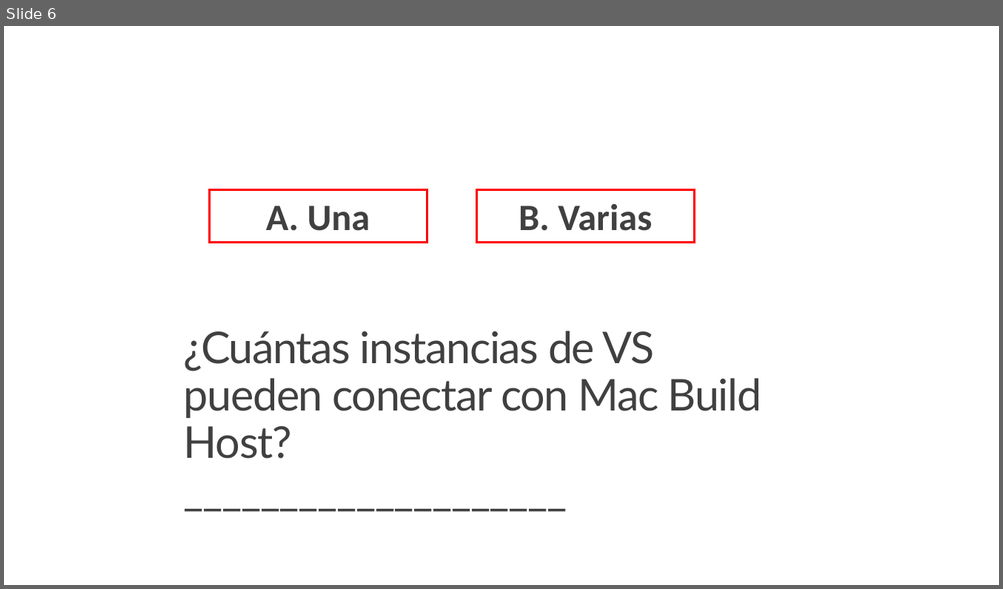
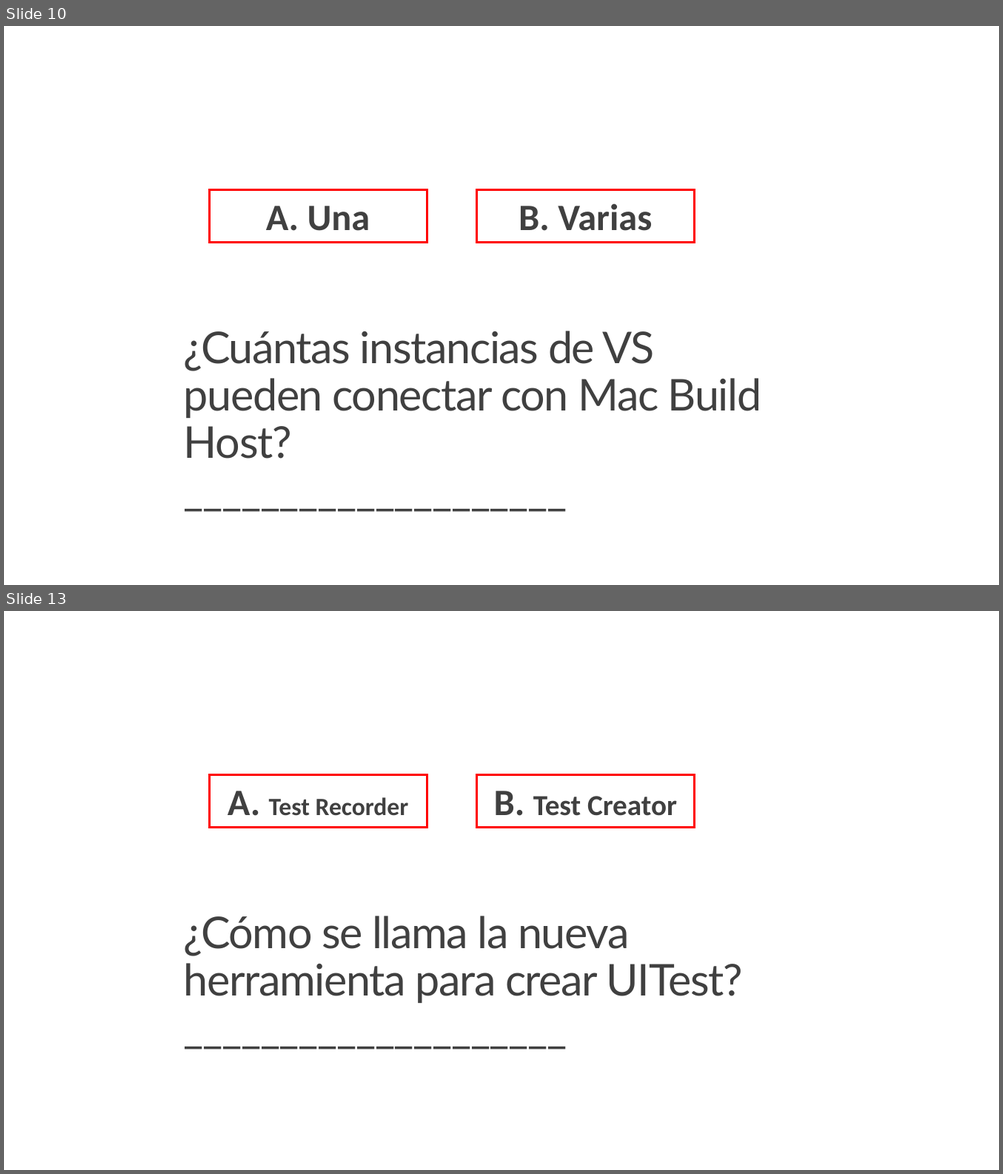
Before and after one commit to jsuarezruiz/Events, a slide deck: Xamarin 4 Party/03. Xamarin 4 Contest.pptx. Shown one above the other, each under a label of ours: slide 6 before the commit, slides 10 and 13 after it; the slides between them are not shown. The pictures are 1003x589 and 1003x1174 pixels, drawn with LibreOffice and Linux fonts; fonts in the diff are those of the drawing. Boxes give left, top, right and bottom in pixels: in the first picture for what was removed or moved away, otherwise in the second. Text is boxed around its words. In the diff, an @@ line names an element or a change of style, - is before the commit and + after.

```diff
--- a/Xamarin 4 Party/03. Xamarin 4 Contest.pptx
+++ b/Xamarin 4 Party/03. Xamarin 4 Contest.pptx
@@ slide 13 added at box(4, 611, 999, 1170), background #FFFFFF @@
@@ rectangle added at box(209, 775, 427, 827), outline #FF0000 2.25 pt, 24 pt, text #404040, bold @@
+A. Test Recorder
@@ rectangle added at box(476, 775, 694, 827), outline #FF0000 2.25 pt, 28 pt, text #404040, bold @@
+B. Test Creator
@@ title added at box(184, 916, 743, 1003), 42.3 pt, text #404040 @@
+¿Cómo se llama la nueva herramienta para crear UITest?
+____________________
@@ what was slide 6 is now slide 10 @@
```
Also in this commit, not shown: 3 slides changed, 9 other slides added.
